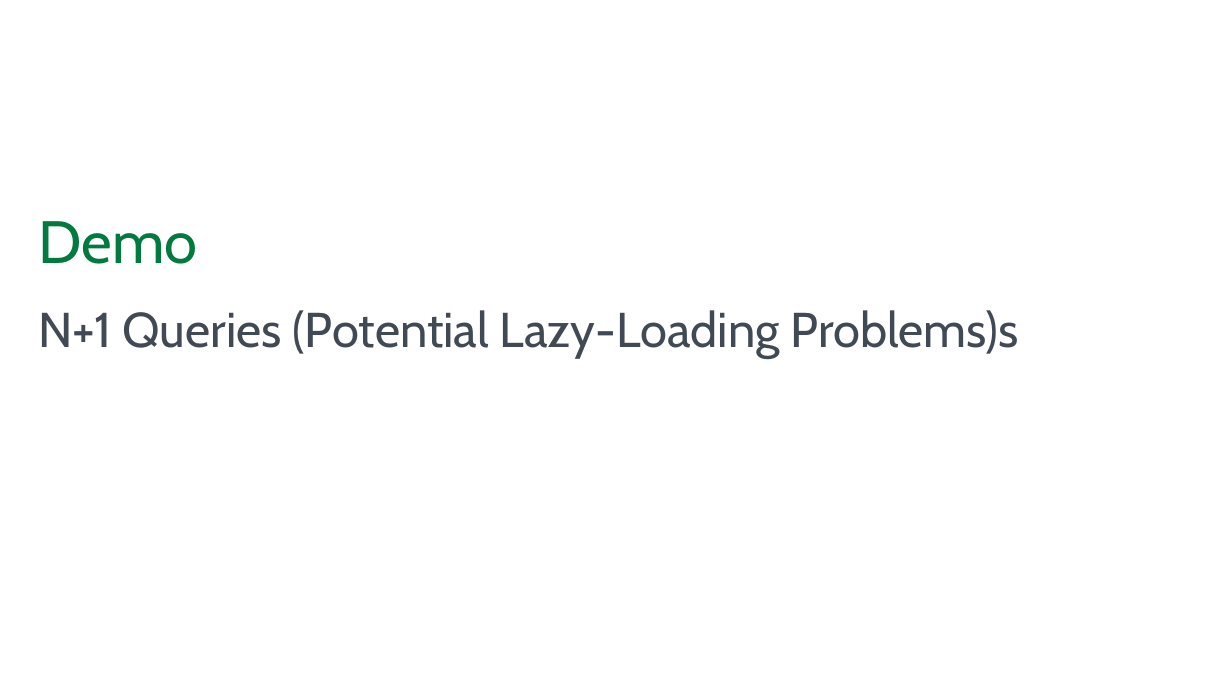
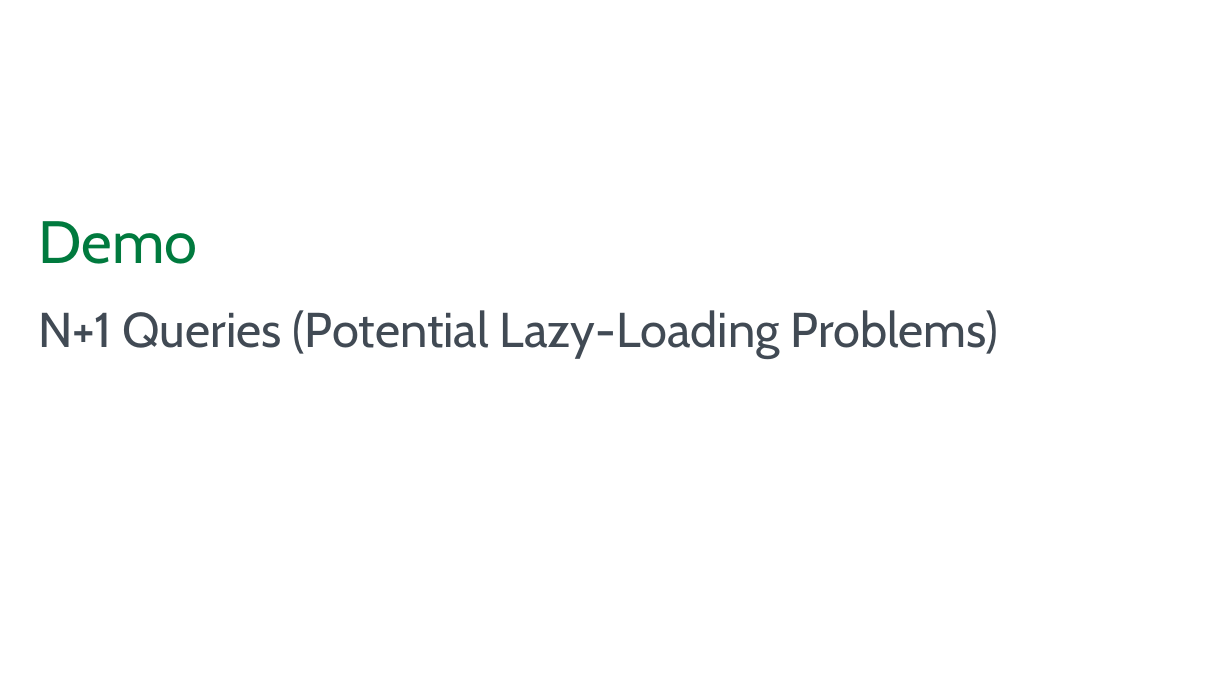
Before and after one commit to blgorman/SQLSaturdayMinnesota2025, a slide deck: slide 32 of RealWorldEF.pptx. Drawn at 1232x693 pixels with LibreOffice and Linux fonts; fonts in the diff are those of the drawing; background and template pictures are left out. Boxes give left, top, right and bottom in pixels: in the first picture for what was removed or moved away, otherwise in the second. Text is boxed around its words. In the diff, an @@ line names an element or a change of style, - is before the commit and + after.

```diff
--- a/RealWorldEF.pptx
+++ b/RealWorldEF.pptx
@@ text at (38, 310, 999, 359): text changed @@
-N+1 Queries (Potential Lazy-Loading Problems)s
+N+1 Queries (Potential Lazy-Loading Problems)
```
Also in this commit, not shown: 1 other slide changed, 4 slides added, 2 other files.
